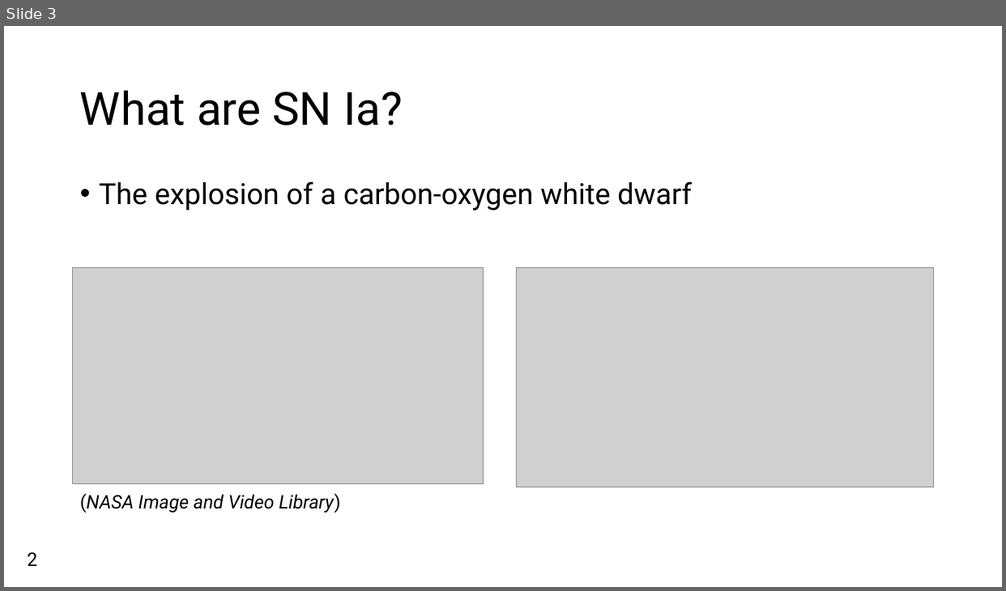
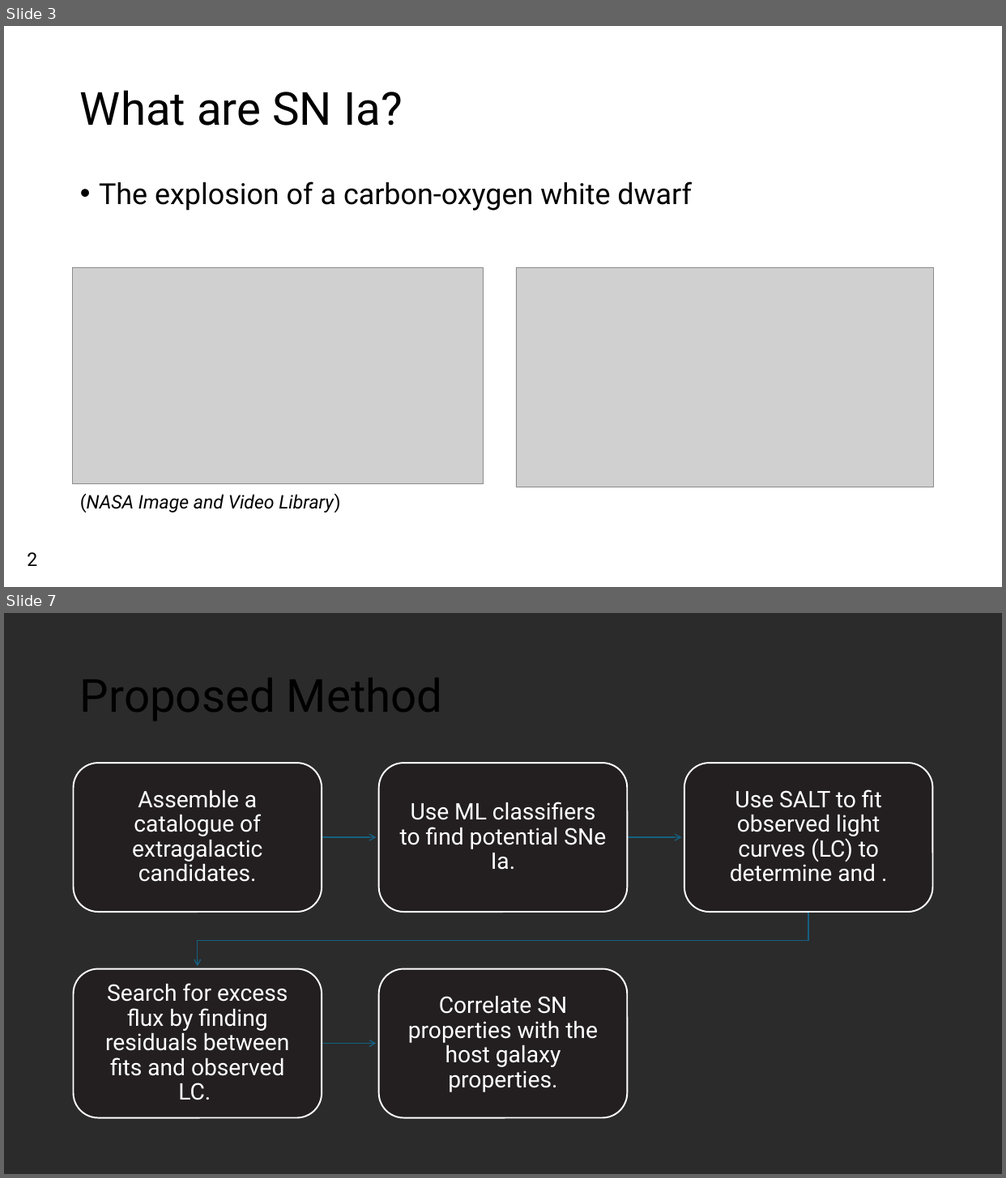
Before and after one commit to Webd0g/Honours_Project, a slide deck: Oral_presentation/Oral_Presentation.pptx. Shown one above the other, each under a label of ours: slide 3 before the commit, slides 3 and 7 after it; the slides between them are not shown. The pictures are 1006x591 and 1006x1178 pixels, drawn with LibreOffice and Linux fonts; fonts in the diff are those of the drawing; grey boxes stand for pictures; background and template pictures are left out; a plain dark background stands for a picture behind light text. Boxes give left, top, right and bottom in pixels: in the first picture for what was removed or moved away, otherwise in the second. Text is boxed around its words. In the diff, an @@ line names an element or a change of style, - is before the commit and + after.

```diff
--- a/Oral_presentation/Oral_Presentation.pptx
+++ b/Oral_presentation/Oral_Presentation.pptx
@@ slide 7 added at (4,613,1002,1174), background picture (left out) @@
@@ title added at (80,678,443,721), 44 pt, text #000000 @@
+Proposed Method
@@ group added at (74,763,933,1118): 5 rounded rectangles, 5 texts, 4 freeform shapes @@
+Assemble a catalogue of extragalactic candidates.
+Use ML classifiers to find potential SNe Ia.
+Use SALT to fit observed light curves (LC) to determine and .
+Search for excess flux by finding residuals between fits and observed LC.
+Correlate SN properties with the host galaxy properties.
```
Also in this commit, not shown: 5 slides changed, 2 other slides added, 2 slides removed, 14 other files.
